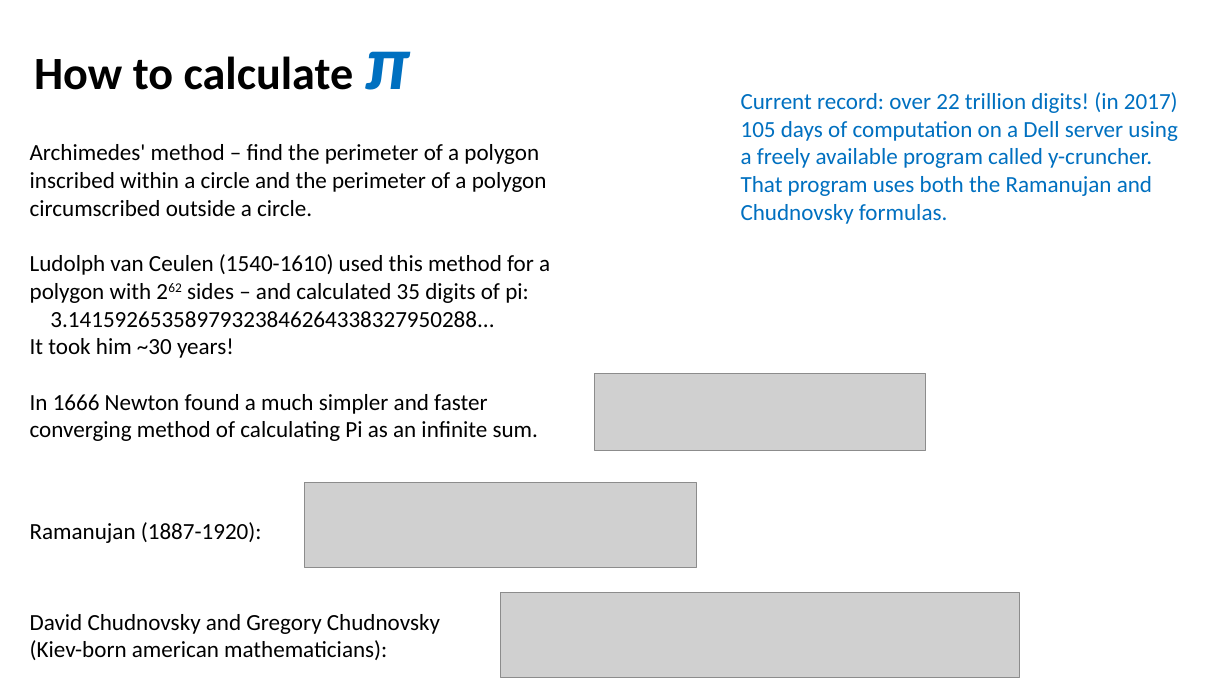
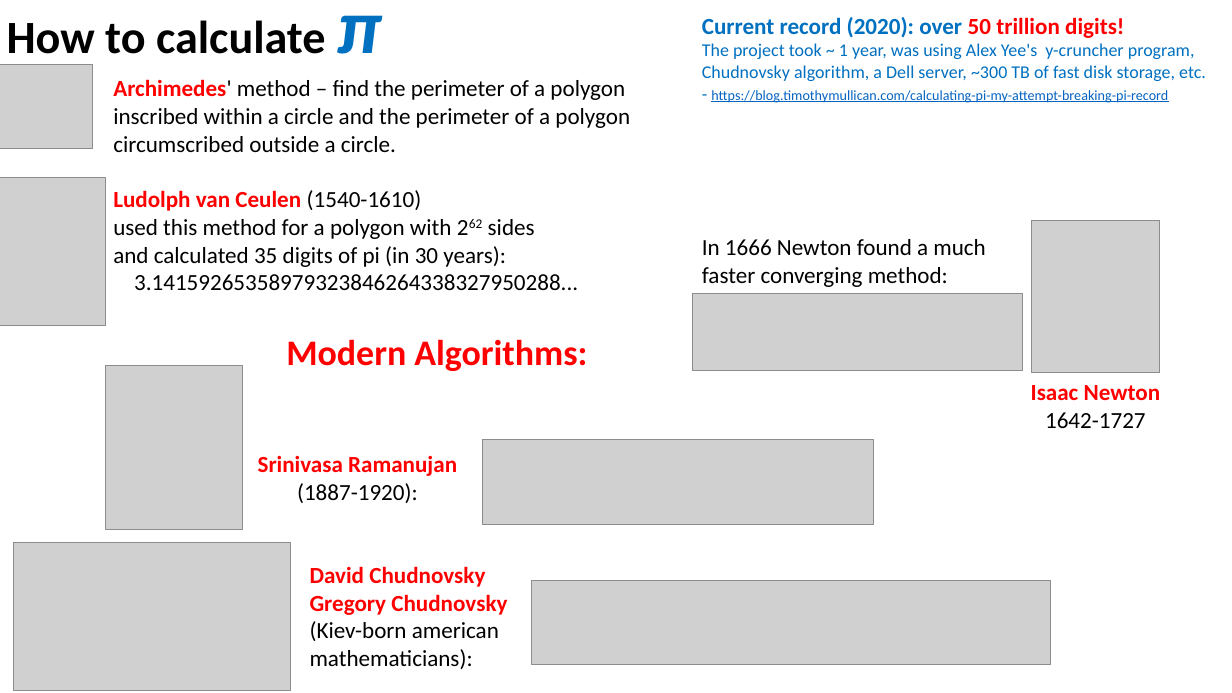
Before and after one commit to lselector/ml_ai_doc, a slide deck: slide 1 of Calculate_pi.pptx. Drawn at 1232x693 pixels with LibreOffice and Linux fonts; fonts in the diff are those of the drawing; grey boxes stand for pictures. Boxes give left, top, right and bottom in pixels: in the first picture for what was removed or moved away, otherwise in the second. Text is boxed around its words. In the diff, an @@ line names an element or a change of style, - is before the commit and + after.

```diff
--- a/Calculate_pi.pptx
+++ b/Calculate_pi.pptx
@@ text "How to calculate π" rewrapped from [34,51,410,90] to [7,15,383,65] @@
@@ text at [702,17,1206,103]: text changed; size 18 to 14 pt @@
-Current record: over 22 trillion digits! (in 2017)
-105 days of computation on a Dell server using a freely available program called y-cruncher. That program uses both the Ramanujan and Chudnovsky formulas.
+Current record (2020): over 50 trillion digits!
+The project took ~ 1 year, was using Alex Yee's y-cruncher program, Chudnovsky algorithm, a Dell server, ~300 TB of fast disk storage, etc. - https://blog.timothymullican.com/calculating-pi-my-attempt-breaking-pi-record
@@ picture added at [0,65,92,149] @@
@@ text "Archimedes' method – find the ...": place and size @@
-text "Archimedes' method – find the ..." at [30,144,550,441]
+text "Archimedes' method – find the ..." at [113,79,630,290]
@@ text at [113,79,630,152]: text colour #000000 to #FF0000, bold on in "Archimedes'" @@
@@ picture added at [0,177,105,325] @@
@@ text at [113,190,535,267]: text changed @@
-Ludolph van Ceulen (1540-1610) used this method for a polygon with 262 sides – and calculated 35 digits of pi:
+Ludolph van Ceulen (1540-1610)
+used this method for a polygon with 262 sides
+and calculated 35 digits of pi (in 30 years):
@@ text added at [702,239,985,287], 18 pt, text #000000 @@
+In 1666 Newton found a much faster converging method:
@@ picture added at [1032,221,1160,373] @@
@@ picture: place and size @@
-picture at [595,373,925,450]
+picture at [693,294,1023,371]
@@ text at [30,338,538,441]: paragraphs removed @@
-It took him ~30 years!
-In 1666 Newton found a much simpler and faster converging method of calculating Pi as an infinite sum.
@@ text added at [286,339,587,371], 28 pt, text #FF0000, bold @@
+Modern Algorithms:
@@ picture added at [105,366,242,530] @@
@@ text added at [1031,385,1161,428], 18 pt, text #FF0000, bold @@
+Isaac Newton
+1642-1727
@@ picture: place and size @@
-picture at [305,482,697,567]
+picture at [482,440,874,525]
@@ text at [258,456,457,503]: text changed; text colour #000000 to #FF0000; bold on @@
-Ramanujan (1887-1920):
+Srinivasa Ramanujan
+(1887-1920):
@@ picture added at [13,543,290,690] @@
@@ text at [310,566,507,669]: text changed @@
-David Chudnovsky and Gregory Chudnovsky
-(Kiev-born american mathematicians):
+David Chudnovsky
+Gregory Chudnovsky
+(Kiev-born american
+mathematicians):
@@ picture: place and size @@
-picture at [501,592,1019,677]
+picture at [532,580,1051,665]
```
Also in this commit, not shown: 6 other files.
